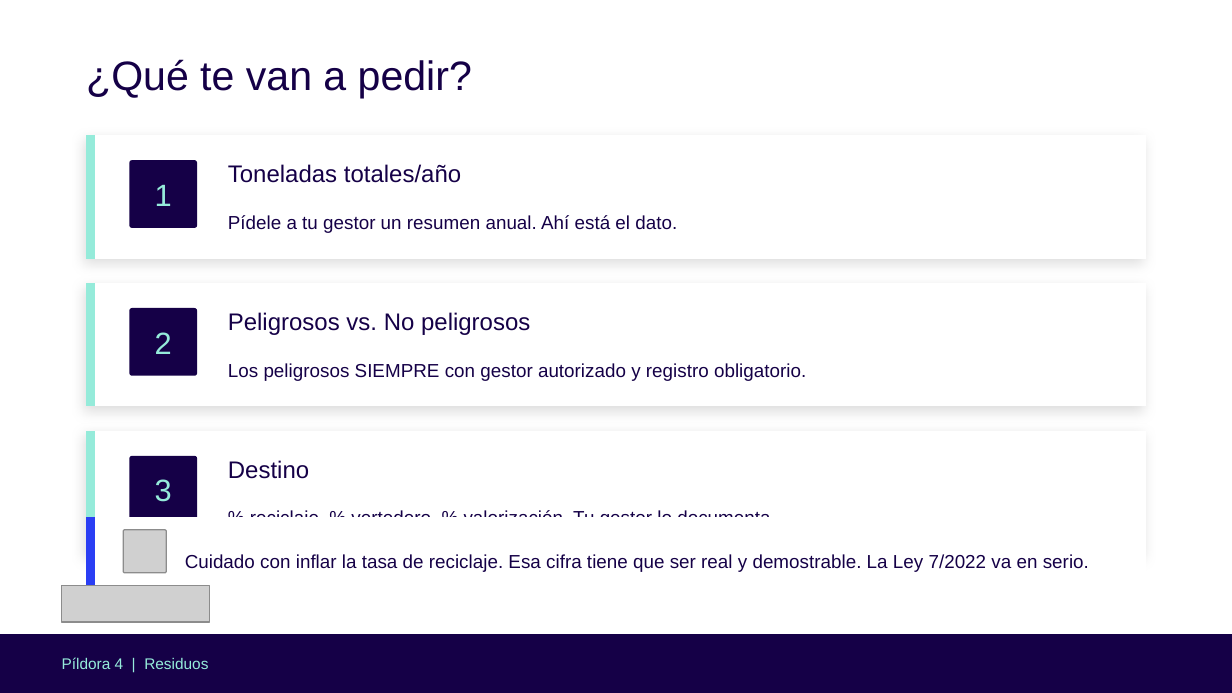
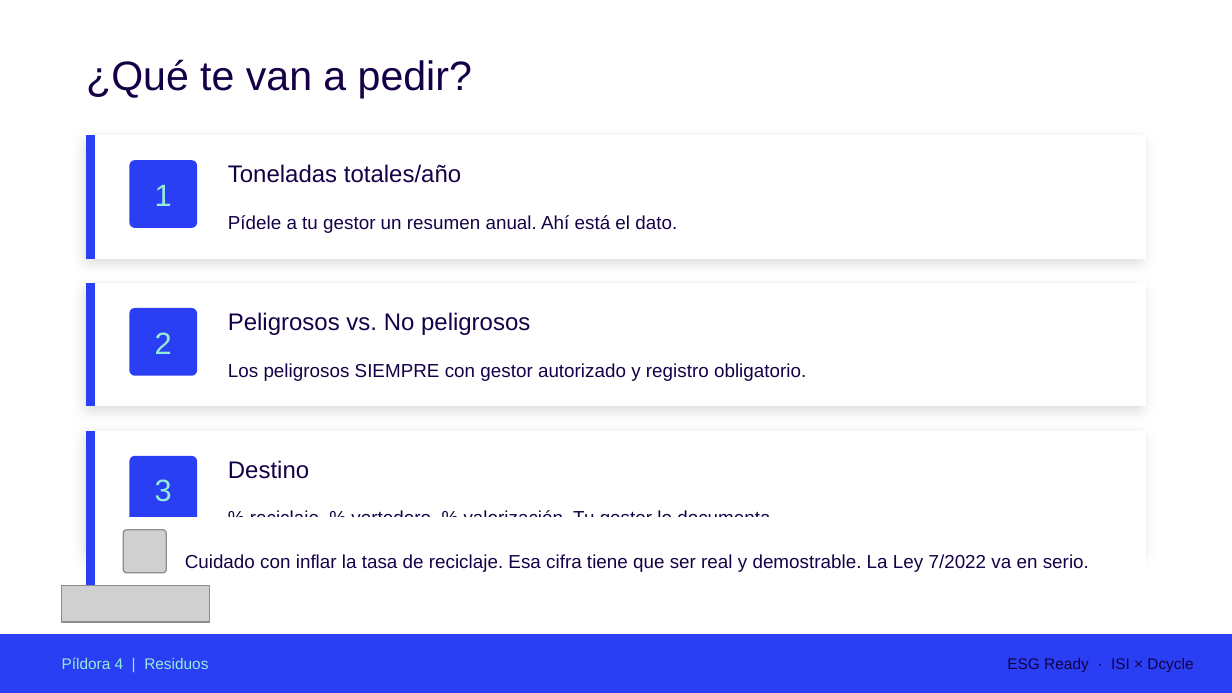
Before and after one commit to albaselvaortiz/claude-projects, a slide deck: slide 13 of claude_ESG_Ready_Modulo2_ISI.pptx. Drawn at 1232x693 pixels with LibreOffice and Linux fonts; fonts in the diff are those of the drawing; grey boxes stand for pictures. Boxes give left, top, right and bottom in pixels: in the first picture for what was removed or moved away, otherwise in the second. Text is boxed around its words. In the diff, an @@ line names an element or a change of style, - is before the commit and + after.

```diff
--- a/claude_ESG_Ready_Modulo2_ISI.pptx
+++ b/claude_ESG_Ready_Modulo2_ISI.pptx
@@ fill #95EBDA to #2A3EF4 in 3 elements at (x1=86, y1=136, x2=95, y2=259), (x1=86, y1=283, x2=95, y2=407), (x1=86, y1=431, x2=95, y2=554) @@
@@ fill #150047 to #2A3EF4; proportions changed in 3 elements at (x1=129, y1=160, x2=197, y2=228), (x1=129, y1=308, x2=197, y2=376), (x1=129, y1=456, x2=197, y2=524) @@
@@ freeform shape at (x1=0, y1=634, x2=1232, y2=692): fill #150047 to #2A3EF4 @@
@@ proportions changed in 4 elements at (x1=129, y1=160, x2=197, y2=228), (x1=129, y1=308, x2=197, y2=376), (x1=129, y1=456, x2=197, y2=524), (x1=924, y1=634, x2=1195, y2=692) @@
@@ text in rounded rectangle at (x1=1007, y1=658, x2=1193, y2=672): text added @@
+ESG Ready · ISI × Dcycle
```
Also in this commit, not shown: 24 other slides changed, 1 other file.
